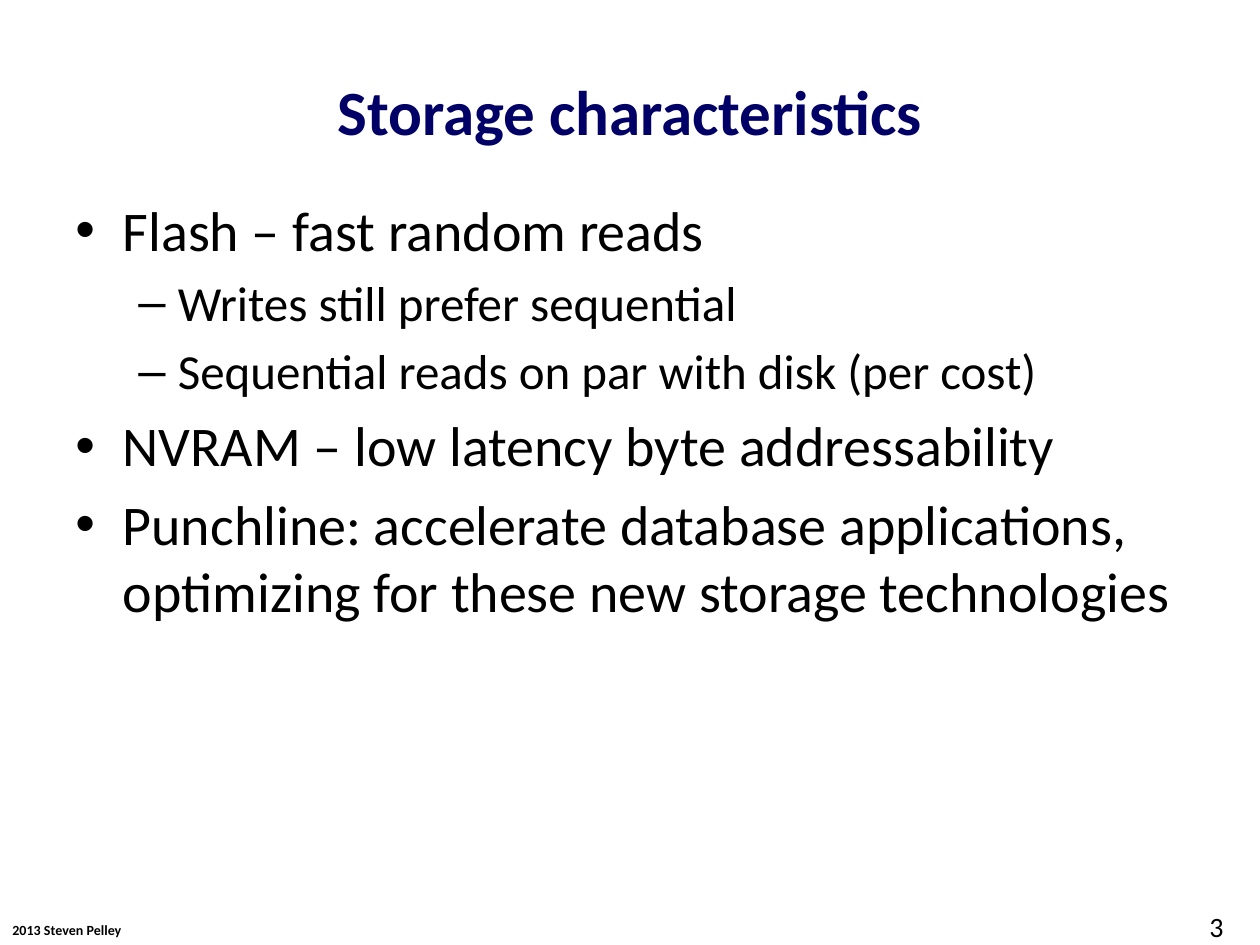
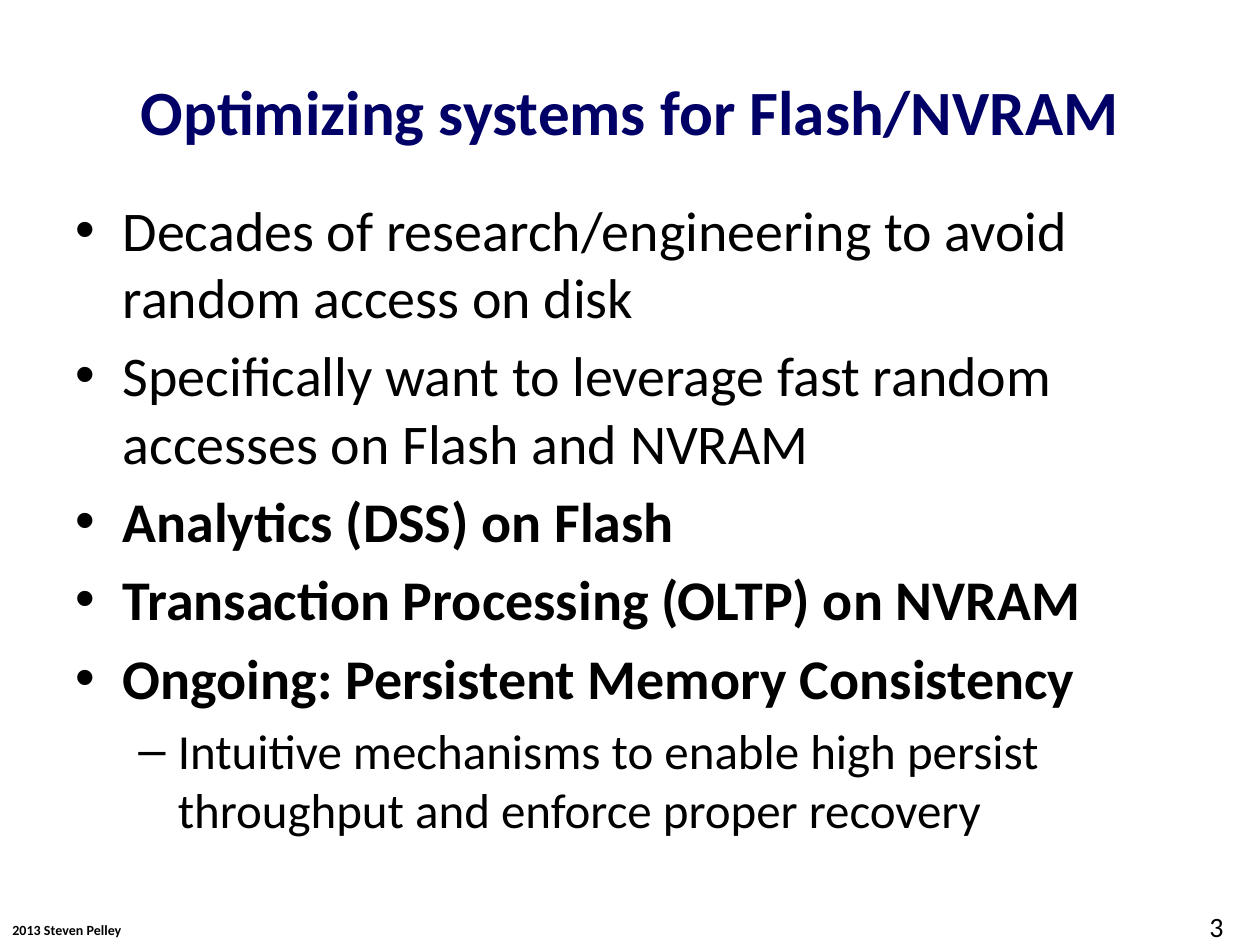
Before and after one commit to Abulila/dissertation, a slide deck: slide 3 of proposal/proposal.pptx. Drawn at 1260x945 pixels with LibreOffice and Linux fonts; fonts in the diff are those of the drawing; background and template pictures are left out. Boxes give left, top, right and bottom in pixels: in the first picture for what was removed or moved away, otherwise in the second. Text is boxed around its words. In the diff, an @@ line names an element or a change of style, - is before the commit and + after.

```diff
--- a/proposal/proposal.pptx
+++ b/proposal/proposal.pptx
@@ title at (x1=141, y1=90, x2=1118, y2=146): text changed @@
-Storage characteristics
+Optimizing systems for Flash/NVRAM
@@ text at (x1=123, y1=212, x2=1080, y2=837): text changed @@
-• Flash – fast random reads
-  – Writes still prefer sequential
-  – Sequential reads on par with disk (per cost)
-• NVRAM – low latency byte addressability
-• Punchline: accelerate database applications, optimizing for these new storage technologies
+• Decades of research/engineering to avoid random access on disk
+• Specifically want to leverage fast random accesses on Flash and NVRAM
+• Analytics (DSS) on Flash
+• Transaction Processing (OLTP) on NVRAM
+• Ongoing: Persistent Memory Consistency
+  – Intuitive mechanisms to enable high persist throughput and enforce proper recovery
```
Also in this commit, not shown: 11 other slides changed, 13 slides added, 7 slides removed.
